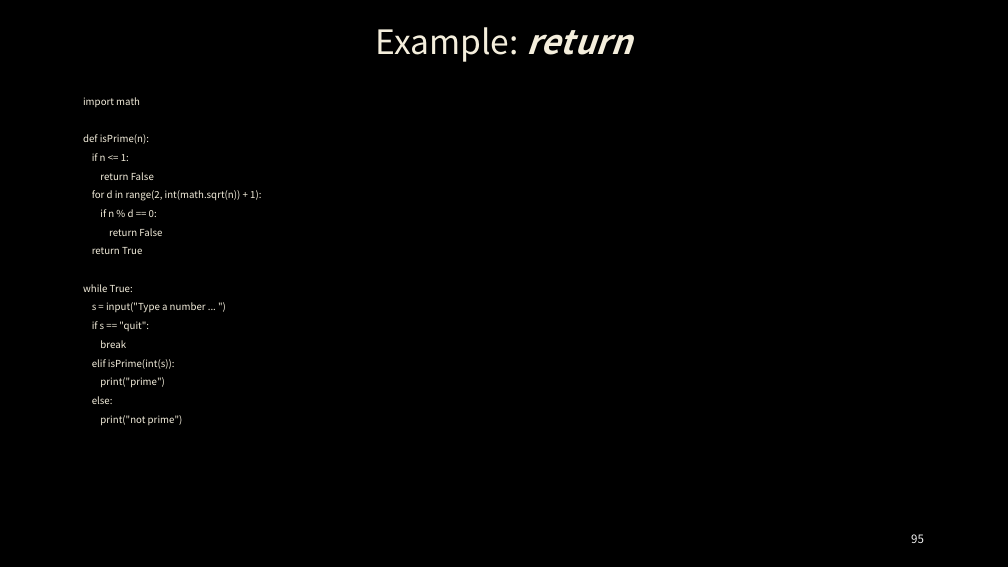
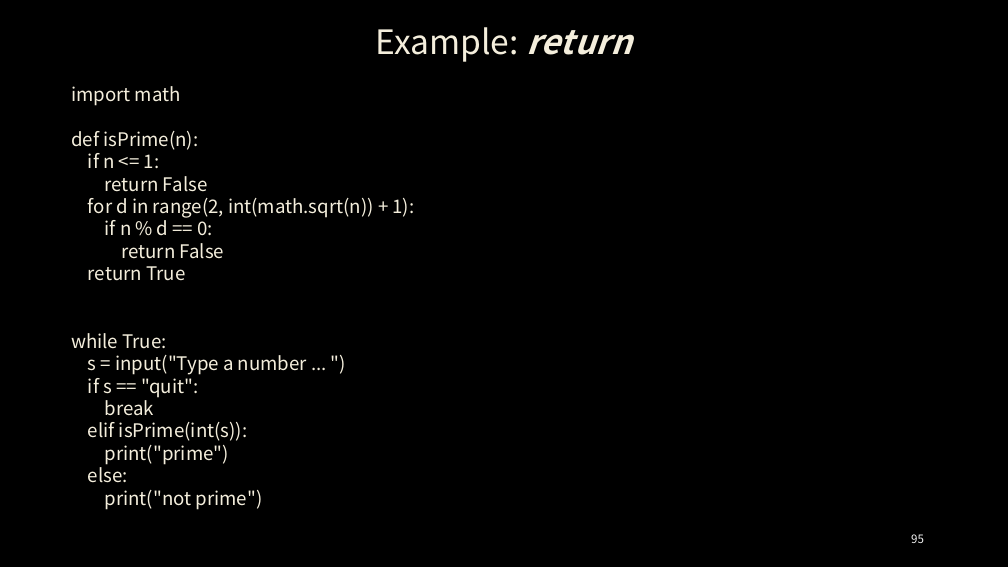
Before and after one commit to ancestor9/24_python-programimming-1, a slide deck: slide 95 of week6_7/week_06_Functions, Modules.pptx. Drawn at 1008x567 pixels with LibreOffice and Linux fonts; fonts in the diff are those of the drawing; background and template pictures are left out. Boxes give left, top, right and bottom in pixels: in the first picture for what was removed or moved away, otherwise in the second. Text is boxed around its words. In the diff, an @@ line names an element or a change of style, - is before the commit and + after.

```diff
--- a/week6_7/week_06_Functions, Modules.pptx
+++ b/week6_7/week_06_Functions, Modules.pptx
@@ text "import math": place and size @@
-text "import math" at (83,97,261,426)
+text "import math" at (71,86,415,510)
@@ text "import math" at (71,86,415,510): size 9.2 to 17.8 pt; line spacing 0.9 to 1; less space between paragraphs @@
```
Also in this commit, not shown: 5 other slides changed.
